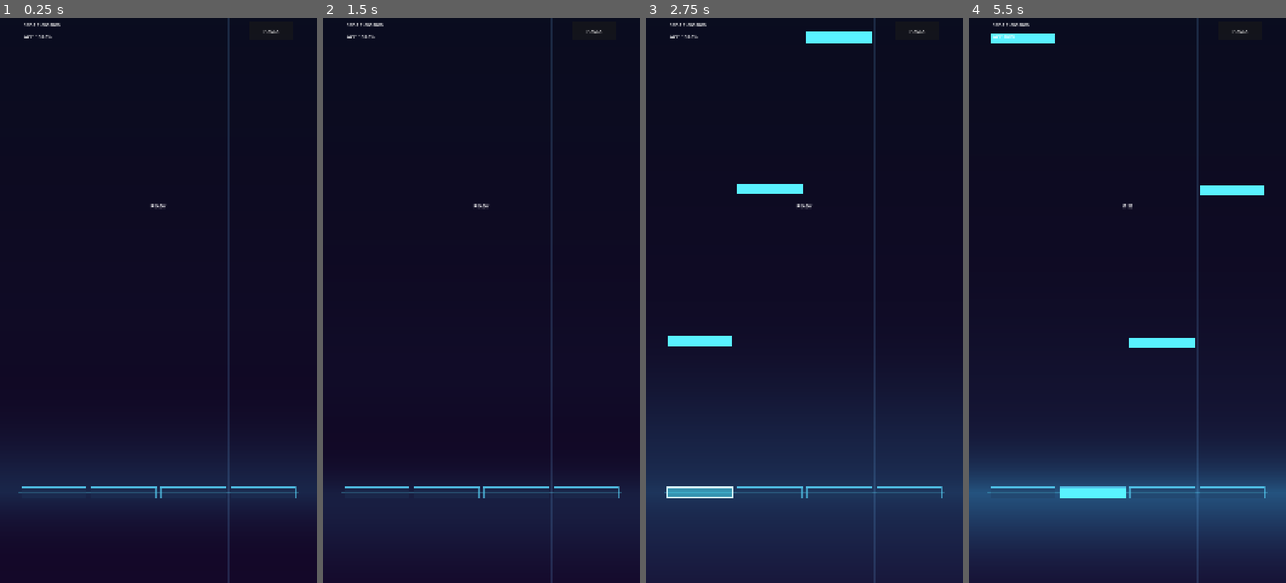
Above: before the commit, frames 1-4 (left to right).
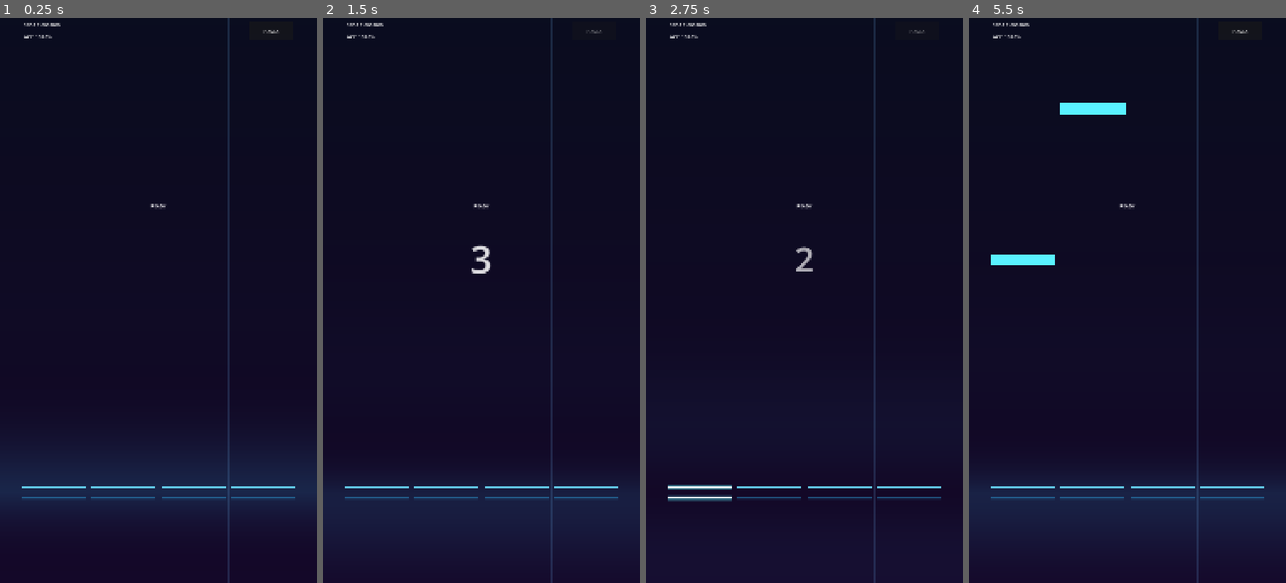
Above: after the commit, the same moments.

Repository: Carrillo524/FeelYourBeats
Game: Godot game, scene res://ui/game_session.tscn
Two runs of this game, one before a commit and one after it. Both use one fixed random seed, a clock stepped at 60 frames per second and the inputs below.
Inputs (mouse positions are in pixels of both pictures, inside the frame that each line leads up to):
- Up to frame 1 (0.25 s): no input
- Up to frame 2 (1.5 s): click "PAUSA" at 0.5 s; click "REANUDAR" at 1.25 s
- Up to frame 3 (2.75 s): tap Enter at 2 s; move the mouse to (874, 272) at 2.02 s; hold D from 2.03 s (still down); tap F at 2.1 s; click (874, 272) at 2.17 s
- Up to frame 4 (5.5 s): move the mouse to (1064, 328) at 2.77 s; release D at 2.78 s; tap one key every 0.75 s from 2.85 s: J K F J; click (1064, 328) at 2.92 s; move the mouse to (1159, 176) at 3.52 s; hold D 3.53-5.03 s; click (1159, 176) at 3.67 s; move the mouse to (1111, 413) at 4.27 s; click (1111, 413) at 4.42 s; move the mouse to (1222, 385) at 5.02 s; click (1222, 385) at 5.17 s

The runs differ from the first frame. In frame 1, 0.5% of the frame differs, in the area x 5-95%, y 82-85%; in frame 2, 0.6%; in frame 3, 16%; in frame 4, 18%, in the area x 0-100%, y 2-93%.

Commit message:
feat(gameplay,ui): add glowing parallel hit lines and 3s resume countdown

Diff:
--- a/gameplay/lane_field.gd
+++ b/gameplay/lane_field.gd
@@ -7,12 +7,13 @@
 const DEFAULT_PLAY_HEIGHT: float = 1920.0
 const LANE_DIVIDER_COLOR: Color = Color(0.45, 0.75, 1.0, 0.16)
 const OUTER_BORDER_COLOR: Color = Color(0.35, 0.85, 1.0, 0.32)
-const HIT_LINE_GUIDE_COLOR: Color = Color(0.35, 0.90, 1.0, 0.25)
-const RECEPTOR_IDLE_FILL_COLOR: Color = Color(0.12, 0.22, 0.36, 0.32)
-const RECEPTOR_ACTIVE_FILL_COLOR: Color = Color(0.30, 0.92, 1.0, 0.52)
-const RECEPTOR_HOLD_FILL_COLOR: Color = Color(0.40, 1.0, 0.88, 0.62)
-const RECEPTOR_IDLE_BORDER_COLOR: Color = Color(0.35, 0.85, 1.0, 0.58)
-const RECEPTOR_ACTIVE_BORDER_COLOR: Color = Color(0.85, 0.98, 1.0, 0.98)
+const RAIL_IDLE_CORE_COLOR: Color = Color(0.45, 0.90, 1.0, 0.78)
+const RAIL_IDLE_GLOW_COLOR: Color = Color(0.20, 0.75, 1.0, 0.42)
+const RAIL_PRESSED_CORE_COLOR: Color = Color(0.90, 0.99, 1.0, 1.0)
+const RAIL_PRESSED_GLOW_COLOR: Color = Color(0.35, 0.95, 1.0, 0.85)
+const RAIL_HOLD_CORE_COLOR: Color = Color(0.75, 1.0, 0.92, 1.0)
+const RAIL_HOLD_GLOW_COLOR: Color = Color(0.25, 1.0, 0.82, 0.92)
+const RAIL_LATERAL_INSET_PX: float = 10.0
 
 @export var dsp_clock: DSPClock = null
 @export var screen_safe_adapter: ScreenSafeAdapter = null
@@ -51,7 +52,6 @@
 
 func _draw() -> void:
 	var lane_count: int = _get_active_lane_count()
-	var field_width: float = maxf(1.0, size.x)
 	var field_height: float = maxf(1.0, size.y)
 
 	for divider_idx: int in range(lane_count + 1):
@@ -61,45 +61,75 @@
 		var divider_width: float = 2.0 if is_outer else 1.5
 		draw_line(Vector2(x_pos, 0.0), Vector2(x_pos, field_height), divider_color, divider_width)
 
-	draw_line(Vector2(0.0, _hit_line_y), Vector2(field_width, _hit_line_y), HIT_LINE_GUIDE_COLOR, 1.5)
-
-	var receptor_height: float = NoteView.DEFAULT_HEAD_HEIGHT_PX
-	var receptor_half_h: float = receptor_height * 0.5
-	var receptor_top_y: float = _hit_line_y - receptor_half_h
-	var receptor_bottom_y: float = _hit_line_y + receptor_half_h
-	var receptor_width: float = maxf(4.0, _lane_width - (NoteView.HORIZONTAL_PADDING_PX * 2.0))
+	var receptor_half_h: float = NoteView.DEFAULT_HEAD_HEIGHT_PX * 0.5
+	var top_rail_y: float = _hit_line_y - receptor_half_h
+	var bottom_rail_y: float = _hit_line_y + receptor_half_h
+	var rail_inset: float = maxf(NoteView.HORIZONTAL_PADDING_PX, RAIL_LATERAL_INSET_PX)
+	var rail_width: float = maxf(4.0, _lane_width - (rail_inset * 2.0))
 
 	for lane_idx: int in range(lane_count):
 		var is_pressed: bool = lane_idx < _lane_pressed_states.size() and _lane_pressed_states[lane_idx]
 		var is_holding: bool = lane_idx < _lane_hold_states.size() and _lane_hold_states[lane_idx]
-		var is_active: bool = is_pressed or is_holding
-
-		var receptor_x: float = (float(lane_idx) * _lane_width) + NoteView.HORIZONTAL_PADDING_PX
-		var receptor_rect: Rect2 = Rect2(receptor_x, receptor_top_y, receptor_width, receptor_height)
-
-		var fill_color: Color = RECEPTOR_IDLE_FILL_COLOR
+
+		var rail_start_x: float = (float(lane_idx) * _lane_width) + rail_inset
+		var rail_end_x: float = rail_start_x + rail_width
+
+		var core_color: Color = RAIL_IDLE_CORE_COLOR
+		var glow_color: Color = RAIL_IDLE_GLOW_COLOR
+		var core_thickness: float = 2.0
+		var glow_scale: float = 1.0
+
 		if is_holding:
-			fill_color = RECEPTOR_HOLD_FILL_COLOR
+			core_color = RAIL_HOLD_CORE_COLOR
+			glow_color = RAIL_HOLD_GLOW_COLOR
+			core_thickness = 3.4
+			glow_scale = 1.55
 		elif is_pressed:
-			fill_color = RECEPTOR_ACTIVE_FILL_COLOR
-
-		var border_color: Color = RECEPTOR_ACTIVE_BORDER_COLOR if is_active else RECEPTOR_IDLE_BORDER_COLOR
-		var border_width: float = 3.0 if is_active else 2.0
-
-		draw_rect(receptor_rect, fill_color, true)
-		draw_rect(receptor_rect, border_color, false, border_width)
-		draw_line(
-			Vector2(receptor_x, receptor_top_y),
-			Vector2(receptor_x + receptor_width, receptor_top_y),
-			border_color,
-			border_width
+			core_color = RAIL_PRESSED_CORE_COLOR
+			glow_color = RAIL_PRESSED_GLOW_COLOR
+			core_thickness = 3.0
+			glow_scale = 1.40
+
+		_draw_glowing_horizontal_line(
+			rail_start_x,
+			rail_end_x,
+			top_rail_y,
+			core_color,
+			glow_color,
+			core_thickness,
+			glow_scale
 		)
-		draw_line(
-			Vector2(receptor_x, receptor_bottom_y),
-			Vector2(receptor_x + receptor_width, receptor_bottom_y),
-			border_color,
-			border_width
+		_draw_glowing_horizontal_line(
+			rail_start_x,
+			rail_end_x,
+			bottom_rail_y,
+			core_color,
+			glow_color,
+			core_thickness,
+			glow_scale
 		)
+
+
+func _draw_glowing_horizontal_line(
+	p_x_start: float,
+	p_x_end: float,
+	p_y: float,
+	p_core_color: Color,
+	p_glow_color: Color,
+	p_core_thickness: float,
+	p_glow_scale: float
+) -> void:
+	var p_from: Vector2 = Vector2(p_x_start, p_y)
+	var p_to: Vector2 = Vector2(p_x_end, p_y)
+
+	var outer_halo: Color = Color(p_glow_color.r, p_glow_color.g, p_glow_color.b, p_glow_color.a * 0.16)
+	var mid_halo: Color = Color(p_glow_color.r, p_glow_color.g, p_glow_color.b, p_glow_color.a * 0.32)
+	var inner_halo: Color = Color(p_glow_color.r, p_glow_color.g, p_glow_color.b, p_glow_color.a * 0.54)
+
+	draw_line(p_from, p_to, outer_halo, p_core_thickness * 5.2 * p_glow_scale)
+	draw_line(p_from, p_to, mid_halo, p_core_thickness * 3.2 * p_glow_scale)
+	draw_line(p_from, p_to, inner_halo, p_core_thickness * 1.8 * p_glow_scale)
+	draw_line(p_from, p_to, p_core_color, p_core_thickness)
 
 
 func load_chart(p_chart: ChartData) -> bool:
--- a/ui/safe_hud.gd
+++ b/ui/safe_hud.gd
@@ -11,6 +11,12 @@
 const CENTER_BANNER_HEIGHT_PX: float = 140.0
 const MODAL_WIDTH_PX: float = 440.0
 const MODAL_HEIGHT_PX: float = 300.0
+const COUNTDOWN_BOX_WIDTH_PX: float = 260.0
+const COUNTDOWN_BOX_HEIGHT_PX: float = 160.0
+const COUNTDOWN_FONT_SIZE: int = 110
+const COUNTDOWN_STEP_DURATION_SEC: float = 1.0
+const COUNTDOWN_START_SCALE: float = 1.35
+const COUNTDOWN_END_ALPHA: float = 0.25
 
 @export var screen_safe_adapter: ScreenSafeAdapter = null
 @export var hit_judge: HitJudge = null
@@ -22,12 +28,15 @@
 var _accuracy_label: Label = null
 var _combo_label: Label = null
 var _judgment_label: Label = null
+var _countdown_label: Label = null
 var _pause_button: Button = null
 var _pause_overlay: ColorRect = null
 var _pause_panel: Panel = null
 var _resume_button: Button = null
 var _restart_button: Button = null
 
+var _countdown_tween: Tween = null
+var _is_counting_down: bool = false
 var _displayed_score: int = 0
 var _displayed_combo: int = 0
 var _displayed_accuracy: float = 1.0
@@ -48,6 +57,10 @@
 		apply_hud_safe_rect(screen_safe_adapter.get_hud_safe_rect())
 	else:
 		apply_hud_safe_rect(Rect2(64.8, 0.0, 950.4, 1920.0))
+
+
+func _exit_tree() -> void:
+	_cancel_resume_countdown()
 
 
 func connect_dependencies() -> void:
@@ -86,6 +99,14 @@
 	_judgment_label.position = Vector2(0.0, center_y + 52.0)
 	_judgment_label.size = Vector2(safe_w, CENTER_BANNER_HEIGHT_PX * 0.5)
 
+	var countdown_size: Vector2 = Vector2(COUNTDOWN_BOX_WIDTH_PX, COUNTDOWN_BOX_HEIGHT_PX)
+	_countdown_label.size = countdown_size
+	_countdown_label.position = Vector2(
+		(safe_w - countdown_size.x) * 0.5,
+		(safe_h - countdown_size.y) * 0.42
+	)
+	_countdown_label.pivot_offset = countdown_size * 0.5
+
 	_pause_overlay.position = Vector2.ZERO
 	_pause_overlay.size = p_hud_safe_rect.size
 
@@ -103,6 +124,7 @@
 
 
 func reset_hud_display() -> void:
+	_cancel_resume_countdown()
 	_displayed_score = 0
 	_displayed_combo = 0
 	_displayed_accuracy = 1.0
@@ -114,6 +136,7 @@
 
 func open_pause_menu() -> void:
 	_ensure_ui_nodes()
+	_cancel_resume_countdown()
 	if input_adapter != null:
 		input_adapter.reset_input_state()
 	if dsp_clock != null:
@@ -124,14 +147,62 @@
 
 func close_pause_menu_and_resume() -> void:
 	_ensure_ui_nodes()
+	_cancel_resume_countdown()
 	_pause_overlay.visible = false
-	if dsp_clock != null:
-		dsp_clock.resume()
-	resume_requested.emit()
+	_pause_button.disabled = true
+	_is_counting_down = true
+	_countdown_label.visible = true
+
+	_prepare_countdown_step(3)
+	_countdown_tween = create_tween()
+
+	_countdown_tween.tween_property(
+		_countdown_label,
+		"scale",
+		Vector2.ONE,
+		COUNTDOWN_STEP_DURATION_SEC
+	).set_trans(Tween.TRANS_CUBIC).set_ease(Tween.EASE_OUT)
+	_countdown_tween.parallel().tween_property(
+		_countdown_label,
+		"modulate:a",
+		COUNTDOWN_END_ALPHA,
+		COUNTDOWN_STEP_DURATION_SEC
+	)
+
+	_countdown_tween.tween_callback(_prepare_countdown_step.bind(2))
+	_countdown_tween.tween_property(
+		_countdown_label,
+		"scale",
+		Vector2.ONE,
+		COUNTDOWN_STEP_DURATION_SEC
+	).set_trans(Tween.TRANS_CUBIC).set_ease(Tween.EASE_OUT)
+	_countdown_tween.parallel().tween_property(
+		_countdown_label,
+		"modulate:a",
+		COUNTDOWN_END_ALPHA,
+		COUNTDOWN_STEP_DURATION_SEC
+	)
+
+	_countdown_tween.tween_callback(_prepare_countdown_step.bind(1))
+	_countdown_tween.tween_property(
+		_countdown_label,
+		"scale",
+		Vector2.ONE,
+		COUNTDOWN_STEP_DURATION_SEC
+	).set_trans(Tween.TRANS_CUBIC).set_ease(Tween.EASE_OUT)
+	_countdown_tween.parallel().tween_property(
+		_countdown_label,
+		"modulate:a",
+		COUNTDOWN_END_ALPHA,
+		COUNTDOWN_STEP_DURATION_SEC
+	)
+
+	_countdown_tween.tween_callback(_on_resume_countdown_finished)
 
 
 func request_restart() -> void:
 	_ensure_ui_nodes()
+	_cancel_resume_countdown()
 	_pause_overlay.visible = false
 	if input_adapter != null:
 		input_adapter.reset_input_state()
@@ -142,6 +213,10 @@
 	return _pause_overlay != null and _pause_overlay.visible
 
 
+func is_resume_countdown_active() -> bool:
+	return _is_counting_down
+
+
 func get_safe_container_rect() -> Rect2:
 	if _safe_container == null:
 		return Rect2()
@@ -162,6 +237,42 @@
 
 func get_last_judgment_text() -> String:
 	return _last_judgment_text
+
+
+func _prepare_countdown_step(p_number: int) -> void:
+	if _countdown_label == null:
+		return
+	_countdown_label.text = str(p_number)
+	_countdown_label.pivot_offset = _countdown_label.size * 0.5
+	_countdown_label.scale = Vector2(COUNTDOWN_START_SCALE, COUNTDOWN_START_SCALE)
+	_countdown_label.modulate = Color(1.0, 1.0, 1.0, 1.0)
+
+
+func _on_resume_countdown_finished() -> void:
+	_countdown_tween = null
+	_is_counting_down = false
+	if _countdown_label != null:
+		_countdown_label.visible = false
+		_countdown_label.scale = Vector2.ONE
+		_countdown_label.modulate = Color.WHITE
+	if _pause_button != null:
+		_pause_button.disabled = false
+	if dsp_clock != null:
+		dsp_clock.resume()
+	resume_requested.emit()
+
+
+func _cancel_resume_countdown() -> void:
+	if _countdown_tween != null:
+		_countdown_tween.kill()
+		_countdown_tween = null
+	_is_counting_down = false
+	if _countdown_label != null:
+		_countdown_label.visible = false
+		_countdown_label.scale = Vector2.ONE
+		_countdown_label.modulate = Color.WHITE
+	if _pause_button != null:
+		_pause_button.disabled = false
 
 
 func _on_safe_play_rect_changed(_p_play_rect: Rect2, p_hud_safe_rect: Rect2) -> void:
@@ -220,6 +331,15 @@
 	_judgment_label.mouse_filter = Control.MOUSE_FILTER_IGNORE
 	_safe_container.add_child(_judgment_label)
 
+	_countdown_label = Label.new()
+	_countdown_label.name = "CountdownLabel"
+	_countdown_label.horizontal_alignment = HORIZONTAL_ALIGNMENT_CENTER
+	_countdown_label.vertical_alignment = VERTICAL_ALIGNMENT_CENTER
+	_countdown_label.mouse_filter = Control.MOUSE_FILTER_IGNORE
+	_countdown_label.add_theme_font_size_override("font_size", COUNTDOWN_FONT_SIZE)
+	_countdown_label.visible = false
+	_safe_container.add_child(_countdown_label)
+
 	_pause_button = Button.new()
 	_pause_button.name = "PauseButton"
 	_pause_button.text = "PAUSA"
Not shown, changed: specs/05_gameplay_core.md
Not shown, changed: specs/06_vfx_ui_session.md
